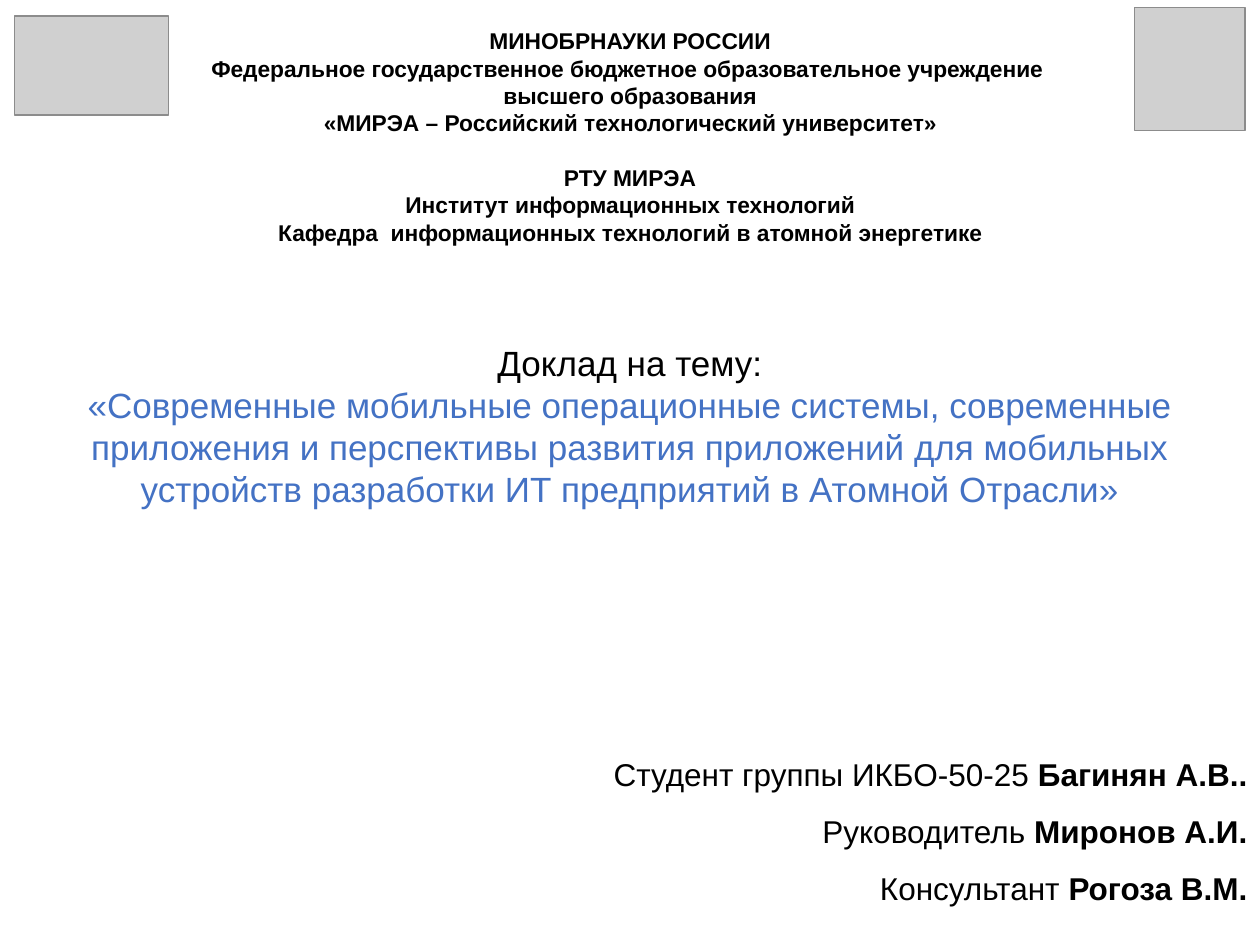
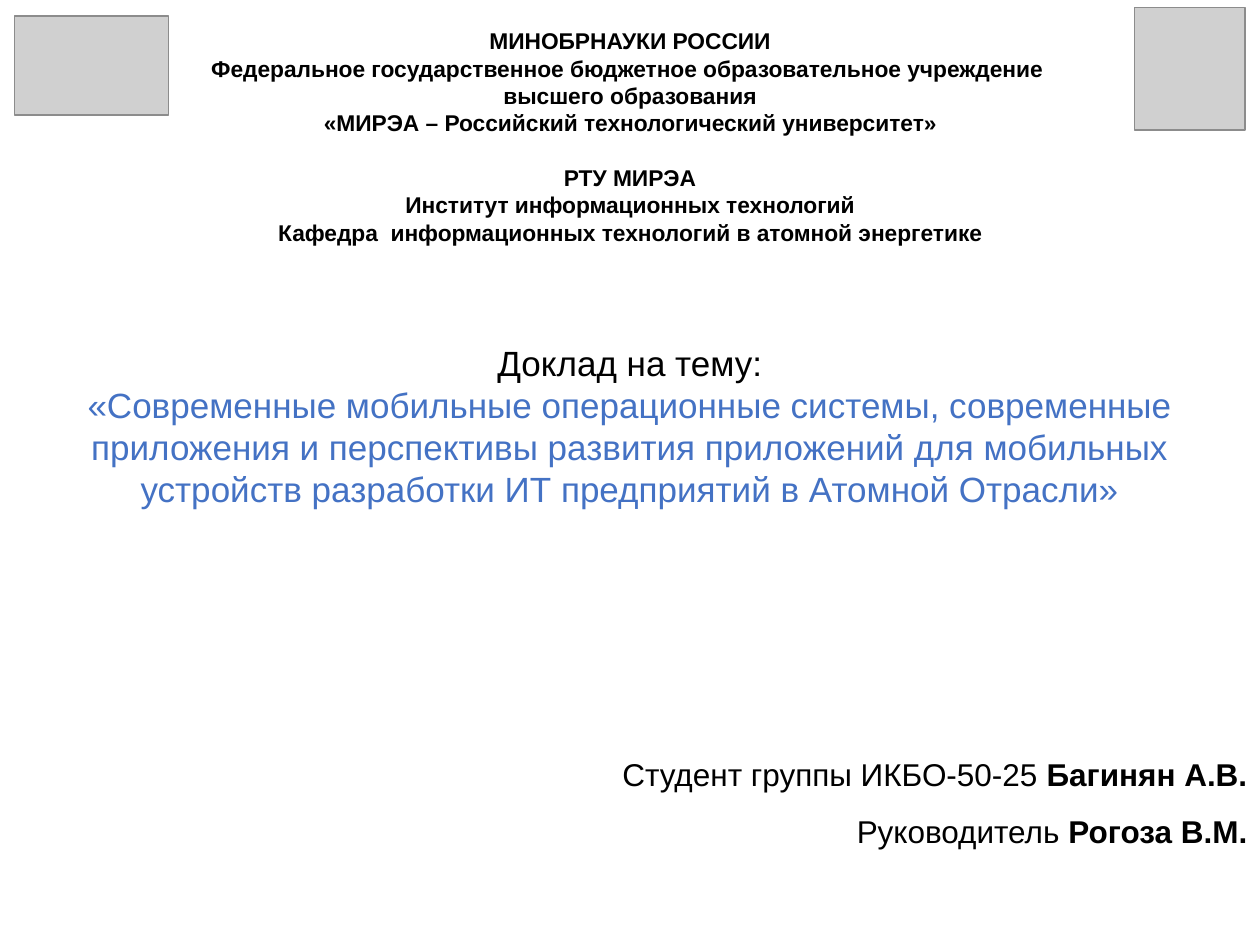
Before and after one commit to HayKor/referat-mobile-OS, a slide deck: slide 1 of Багинян_А_В_доклад.pptx. Drawn at 1260x945 pixels with LibreOffice and Linux fonts; fonts in the diff are those of the drawing; grey boxes stand for pictures. Boxes give left, top, right and bottom in pixels: in the first picture for what was removed or moved away, otherwise in the second. Text is boxed around its words. In the diff, an @@ line names an element or a change of style, - is before the commit and + after.

Commit message:
IG it's the final version; Added some slides

```diff
--- a/Багинян_А_В_доклад.pptx
+++ b/Багинян_А_В_доклад.pptx
@@ text at (622, 764, 1247, 849): text changed @@
-Студент группы ИКБО-50-25 Багинян А.В..
-Руководитель Миронов А.И.
-Консультант Рогоза В.М.
+Студент группы ИКБО-50-25 Багинян А.В.
+Руководитель Рогоза В.М.
```
Also in this commit, not shown: 4 other slides changed, 3 slides added, 5 other files.
